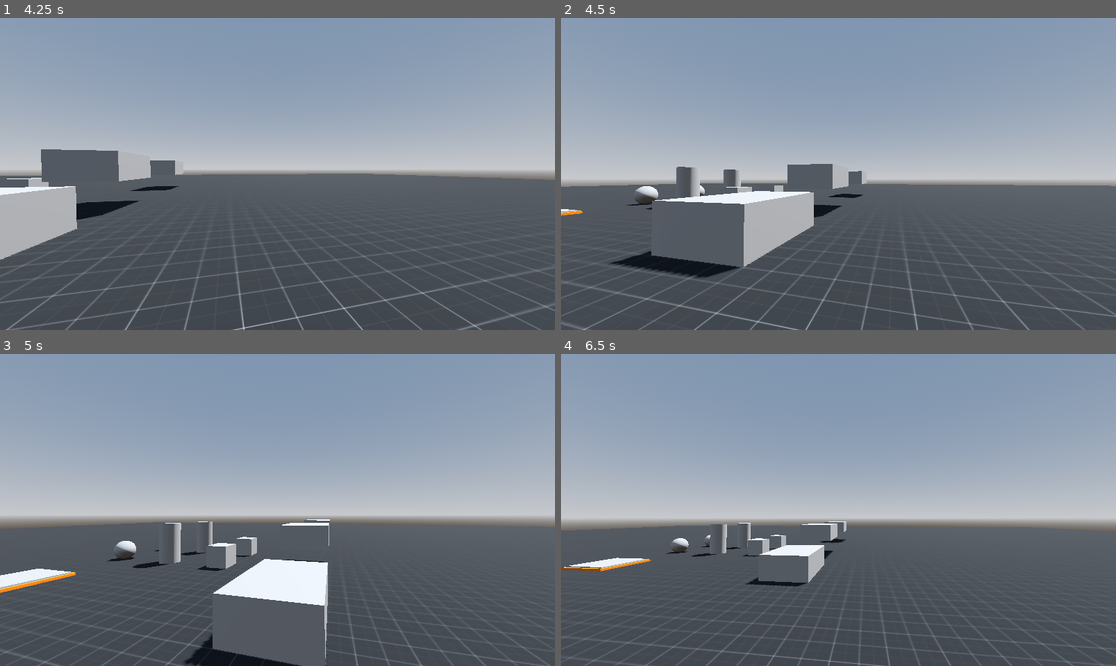
Above: before the commit, frames 1-4 (two rows, left to right).
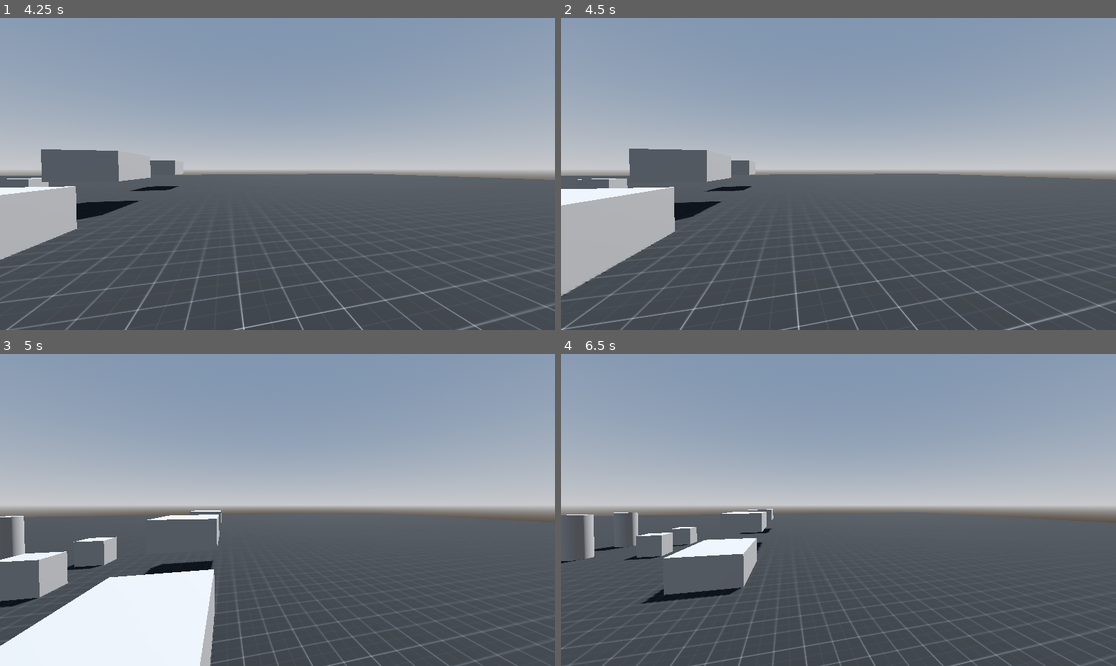
Above: after the commit, the same moments.

Repository: Radian6405/Rescale
Game: Godot game, scene res://levels/sandbox.tscn
The game is run twice, just before and just after one commit, with the same random seed, the same clock (stepped at 60 frames per second) and the same inputs.
Inputs (mouse positions are in pixels of both pictures, inside the frame that each line leads up to):
- Up to frame 1 (4.25 s): move the mouse to (305, 174) at 0.52 s; press the mouse at (305, 174) at 0.53 s; hold D (move_right) 0.53-1.28 s; tap Space (jump) at 0.77, 1.52, 3.02, 3.77 s; tap Q (decrease_size, bound only after the commit) at 0.8, 1.35, 3.05 s; move the mouse to (249, 174) at 1.27 s; release the mouse at (249, 174) at 1.28 s; hold S (move_back) 1.28-2.03 s; tap E (increase_size, bound only after the commit) at 1.55, 2.1, 3.8 s; move the mouse to (288, 167) at 2.02 s; press the mouse at (288, 167) at 2.03 s; hold D (move_right) 2.03-3.53 s; move the mouse to (271, 180) at 2.77 s; release the mouse at (271, 180) at 2.78 s; click (271, 180) at 2.85 s; move the mouse to (316, 177) at 3.52 s; hold A (move_left) from 3.53 s (still down); tap F (interact) at 3.6 s; tap Escape (ui_cancel) at 4.15 s
- Up to frame 2 (4.5 s): keep holding A (move_left); move the mouse to (794, 170) at 4.27 s; tap W (move_front) at 4.35 s
- Up to frame 3 (5 s): keep holding A (move_left); tap Space (jump) at 4.52 s; click (233, 506) at 4.55 s
- Up to frame 4 (6.5 s): move the mouse to (844, 510) at 5.02 s; release A (move_left) at 5.03 s; hold S (move_back) 5.03-5.78 s; hold Shift (sprint) 5.03-5.78 s; tap Q (decrease_size, bound only after the commit) at 5.3, 5.85 s; move the mouse to (816, 503) at 5.77 s; hold D (move_right) from 5.78 s (still down); tap Space (jump) at 6.02 s; tap E (increase_size, bound only after the commit) at 6.05 s

Frame 1 is identical in both runs. In frame 2, 17% of the frame differs, in the area x 0-100%, y 41-100%; in frame 3, 20%, in the area x 0-100%, y 48-100%; in frame 4, 11%.

Commit message:
feat: added scale control to objects in hand of the player

Diff:
--- a/levels/sandbox.tscn
+++ b/levels/sandbox.tscn
@@ -46,19 +46,17 @@
 transform = Transform3D(1, 0, 0, 0, 1, 0, 0, 0, 1, 0, 0.5, -4)
 mass = 7.0
 
-[node name="pickup2" parent="PickupsManager" node_paths=PackedStringArray("collidor") instance=ExtResource("3_wjlvh")]
+[node name="pickup2" parent="PickupsManager" instance=ExtResource("3_wjlvh")]
 transform = Transform3D(1, 0, 0, 0, 1, 0, 0, 0, 1, 0, 2.5, -7)
 mass = 7.0
-collidor = NodePath("../pickup/CollisionShape3D")
 
 [node name="pickup3" parent="PickupsManager" instance=ExtResource("4_d86n2")]
 transform = Transform3D(1, 0, 0, 0, 1, 0, 0, 0, 1, -3, 1, -4)
 mass = 9.0
 
-[node name="pickup4" parent="PickupsManager" node_paths=PackedStringArray("collidor") instance=ExtResource("4_d86n2")]
+[node name="pickup4" parent="PickupsManager" instance=ExtResource("4_d86n2")]
 transform = Transform3D(1, 0, 0, 0, 1, 0, 0, 0, 1, -3, 3, -7)
 mass = 9.0
-collidor = NodePath("../pickup3/CollisionShape3D")
 
 [node name="pickup5" parent="PickupsManager" instance=ExtResource("5_qpkbb")]
 transform = Transform3D(1, 0, 0, 0, 1, 0, 0, 0, 1, -6, 0.5, -4)
--- a/player/player.gd
+++ b/player/player.gd
@@ -31,15 +31,24 @@
 @onready var hand: Node3D = $Head/Camera3D/hand
 
 @export var pickups_manager: Node3D
+@export var scale_chamge := 0.1
+
 
 func _ready() -> void:
 	Input.mouse_mode = Input.MOUSE_MODE_CAPTURED
 
 func _unhandled_input(event: InputEvent) -> void:
-	if event is InputEventMouseMotion:
+	if event is InputEventMouseMotion && Input.mouse_mode == Input.MOUSE_MODE_CAPTURED:
 		head.rotate_y(-event.relative.x * SENSITIVITY)
 		camera.rotate_x(-event.relative.y * SENSITIVITY)
 		camera.rotation.x = clamp(camera.rotation.x, deg_to_rad(-75), deg_to_rad(75))
+
+func _process(delta: float) -> void:
+	if Input.is_action_just_pressed("ui_cancel"):
+		if Input.mouse_mode == Input.MOUSE_MODE_CAPTURED:
+			Input.mouse_mode = Input.MOUSE_MODE_VISIBLE
+		else:
+			Input.mouse_mode = Input.MOUSE_MODE_CAPTURED
 
 func _physics_process(delta: float) -> void:
 	# Add the gravity.
@@ -85,8 +94,22 @@
 
 	handle_pickup(delta)
 	handle_button_click()
+	handle_sizeing()
 
 	move_and_slide()
+
+func handle_sizeing() -> void:
+	if Input.is_action_pressed("grab") && hand.get_child_count() == 1:
+		var object = hand.get_children()[0]
+		if Input.is_action_just_pressed("increase_size"):
+			if object is pickup_object:
+				object.current_scale += 0.1
+				print(object.current_scale)
+		if Input.is_action_just_pressed("decrease_size"):
+			if object is pickup_object:
+				object.current_scale -= 0.1
+				print(object.current_scale)
+
 
 func handle_button_click() -> void:
 	if Input.is_action_just_pressed("interact"):
--- a/player/player.tscn
+++ b/player/player.tscn
@@ -1,6 +1,7 @@
-[gd_scene load_steps=4 format=3 uid="uid://brfkej0x7u71m"]
+[gd_scene load_steps=5 format=3 uid="uid://brfkej0x7u71m"]
 
 [ext_resource type="Script" path="res://player/player.gd" id="1_111g2"]
+[ext_resource type="Script" path="res://player/Crosshair.gd" id="2_pe05e"]
 
 [sub_resource type="CapsuleMesh" id="CapsuleMesh_fdgca"]
 
@@ -27,3 +28,14 @@
 
 [node name="hand" type="Node3D" parent="Head/Camera3D"]
 transform = Transform3D(1, 0, 0, 0, 1, 0, 0, 0, 1, 0, 0, -2)
+
+[node name="CrosshairContainer" type="CenterContainer" parent="."]
+anchors_preset = 15
+anchor_right = 1.0
+anchor_bottom = 1.0
+grow_horizontal = 2
+grow_vertical = 2
+
+[node name="Crosshair" type="Control" parent="CrosshairContainer"]
+layout_mode = 2
+script = ExtResource("2_pe05e")
--- a/project.godot
+++ b/project.godot
@@ -13,7 +13,7 @@
 config/name="Rescale"
 run/main_scene="res://levels/sandbox.tscn"
 config/features=PackedStringArray("4.2", "Forward Plus")
-config/icon="res://icon.svg"
+boot_splash/show_image=false
 
 [input]
 
@@ -57,3 +57,13 @@
 "events": [Object(InputEventKey,"resource_local_to_scene":false,"resource_name":"","device":-1,"window_id":0,"alt_pressed":false,"shift_pressed":false,"ctrl_pressed":false,"meta_pressed":false,"pressed":false,"keycode":0,"physical_keycode":70,"key_label":0,"unicode":102,"echo":false,"script":null)
 ]
 }
+increase_size={
+"deadzone": 0.5,
+"events": [Object(InputEventKey,"resource_local_to_scene":false,"resource_name":"","device":-1,"window_id":0,"alt_pressed":false,"shift_pressed":false,"ctrl_pressed":false,"meta_pressed":false,"pressed":false,"keycode":0,"physical_keycode":69,"key_label":0,"unicode":101,"echo":false,"script":null)
+]
+}
+decrease_size={
+"deadzone": 0.5,
+"events": [Object(InputEventKey,"resource_local_to_scene":false,"resource_name":"","device":-1,"window_id":0,"alt_pressed":false,"shift_pressed":false,"ctrl_pressed":false,"meta_pressed":false,"pressed":false,"keycode":0,"physical_keycode":81,"key_label":0,"unicode":113,"echo":false,"script":null)
+]
+}
--- a/scenes/pickups/cube_pickup.tscn
+++ b/scenes/pickups/cube_pickup.tscn
@@ -4,13 +4,14 @@
 
 [sub_resource type="BoxMesh" id="BoxMesh_rit65"]
 
-[sub_resource type="BoxShape3D" id="BoxShape3D_4fjgb"]
+[sub_resource type="BoxShape3D" id="BoxShape3D_1gdaa"]
+resource_local_to_scene = true
 
-[node name="cube_pickup" node_paths=PackedStringArray("collidor") instance=ExtResource("1_xopmh")]
-collidor = NodePath("CollisionShape3D")
+[node name="cube_pickup" instance=ExtResource("1_xopmh")]
 
-[node name="MeshInstance3D" type="MeshInstance3D" parent="." index="0"]
+[node name="MeshInstance3D" type="MeshInstance3D" parent="ScaleController" index="0"]
 mesh = SubResource("BoxMesh_rit65")
+skeleton = NodePath("../..")
 
-[node name="CollisionShape3D" type="CollisionShape3D" parent="." index="1"]
-shape = SubResource("BoxShape3D_4fjgb")
+[node name="collidor" parent="." index="1"]
+shape = SubResource("BoxShape3D_1gdaa")
--- a/scenes/pickups/cylinder_pickup.tscn
+++ b/scenes/pickups/cylinder_pickup.tscn
@@ -4,13 +4,16 @@
 
 [sub_resource type="CylinderMesh" id="CylinderMesh_hxt81"]
 
-[sub_resource type="CylinderShape3D" id="CylinderShape3D_wul50"]
+[sub_resource type="CylinderShape3D" id="CylinderShape3D_cuwj2"]
+resource_local_to_scene = true
 
-[node name="cylinder_pickup" node_paths=PackedStringArray("collidor") instance=ExtResource("1_8d2lp")]
-collidor = NodePath("CollisionShape3D")
+[node name="cylinder_pickup" instance=ExtResource("1_8d2lp")]
+max_scale = 1.2
+min_scale = 0.3
 
-[node name="MeshInstance3D" type="MeshInstance3D" parent="." index="0"]
+[node name="MeshInstance3D" type="MeshInstance3D" parent="ScaleController" index="0"]
 mesh = SubResource("CylinderMesh_hxt81")
+skeleton = NodePath("../..")
 
-[node name="CollisionShape3D" type="CollisionShape3D" parent="." index="1"]
-shape = SubResource("CylinderShape3D_wul50")
+[node name="collidor" parent="." index="1"]
+shape = SubResource("CylinderShape3D_cuwj2")
--- a/scenes/pickups/pickup.gd
+++ b/scenes/pickups/pickup.gd
@@ -2,7 +2,19 @@
 
 class_name pickup_object
 
-@export var collidor: CollisionShape3D
+@onready var scale_controller: Node3D = $ScaleController
+@onready var collidor: CollisionShape3D = $collidor
+
+@export var initial_scale := 1.0
+@export var max_scale := 1.5
+@export var min_scale := 0.5
+
+var current_scale: float = initial_scale:
+	set(value):
+		current_scale = clamp(value, min_scale, max_scale)
+		scale_controller.scale = Vector3.ONE * current_scale
+		collidor.scale = Vector3.ONE * current_scale
+		print(current_scale)
 
 func handle_grab()-> void:
 	print("pick")
--- a/scenes/pickups/pickup.tscn
+++ b/scenes/pickups/pickup.tscn
@@ -4,3 +4,7 @@
 
 [node name="pickup" type="RigidBody3D" groups=["pickups"]]
 script = ExtResource("1_mdafl")
+
+[node name="ScaleController" type="Node3D" parent="."]
+
+[node name="collidor" type="CollisionShape3D" parent="."]
--- a/scenes/pickups/sphere_pickup.tscn
+++ b/scenes/pickups/sphere_pickup.tscn
@@ -4,13 +4,15 @@
 
 [sub_resource type="SphereMesh" id="SphereMesh_t3n0h"]
 
-[sub_resource type="SphereShape3D" id="SphereShape3D_kt2qk"]
+[sub_resource type="SphereShape3D" id="SphereShape3D_gc7gd"]
 
-[node name="sphere_pickup" node_paths=PackedStringArray("collidor") instance=ExtResource("1_mel4g")]
-collidor = NodePath("CollisionShape3D")
+[node name="sphere_pickup" instance=ExtResource("1_mel4g")]
+max_scale = 1.7
+min_scale = 0.7
 
-[node name="MeshInstance3D" type="MeshInstance3D" parent="." index="0"]
+[node name="MeshInstance3D" type="MeshInstance3D" parent="ScaleController" index="0"]
 mesh = SubResource("SphereMesh_t3n0h")
+skeleton = NodePath("../..")
 
-[node name="CollisionShape3D" type="CollisionShape3D" parent="." index="1"]
-shape = SubResource("SphereShape3D_kt2qk")
+[node name="collidor" parent="." index="1"]
+shape = SubResource("SphereShape3D_gc7gd")
--- a/scenes/platforms/platform.gd
+++ b/scenes/platforms/platform.gd
@@ -16,6 +16,7 @@
 func _on_area_3d_body_entered(body: Node3D) -> void:
 	if body is pickup_object:
 		current_mass += body.mass
+
 		printt("enter:",body, current_mass)
 
 	if body is player:
